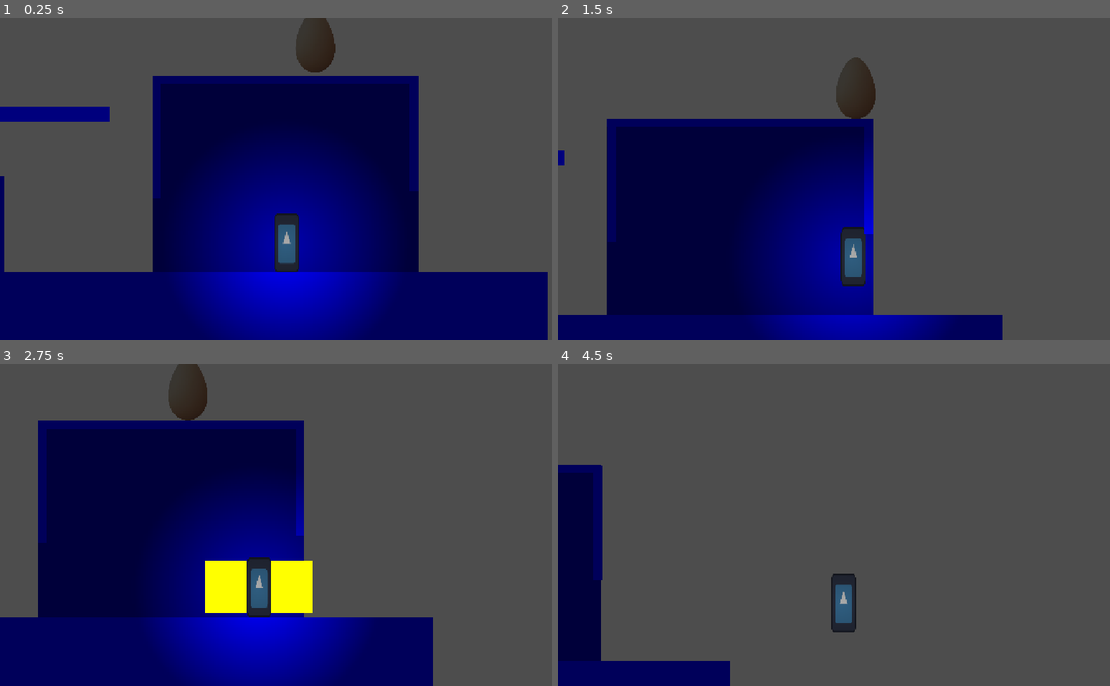
Above: before the commit, frames 1-4 (two rows, left to right).
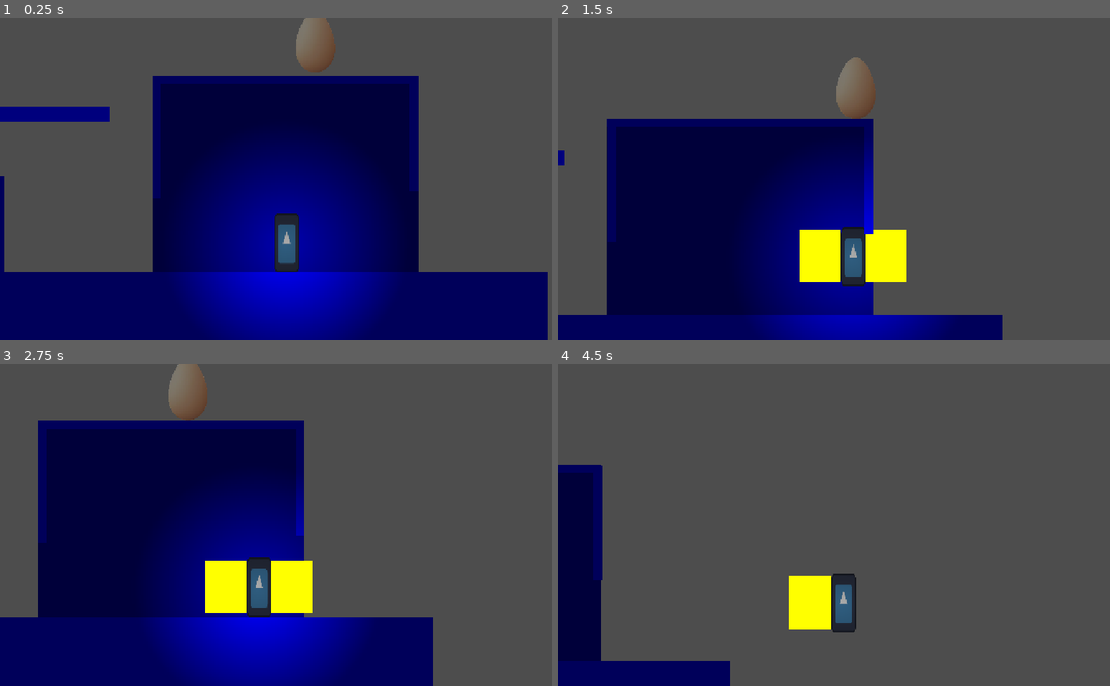
Above: after the commit, the same moments.

Repository: Triopking/Beat-Them-Up
Game: Godot game, scene res://Scenes/test_level.tscn
Two runs of this game, one before a commit and one after it. Both use one fixed random seed, a clock stepped at 60 frames per second and the inputs below. This scene is started directly instead of the project's main scene. The engine's default icon, where the game draws it, is replaced by a stand-in: a white triangle on a blue panel in a dark square.
Inputs:
- Up to frame 1 (0.25 s): no input
- Up to frame 2 (1.5 s): hold Q (AttackL) 0.53-1.28 s; hold D (Right) from 0.53 s (still down); tap Space (Jump) at 0.77 s; tap E (AttackR) at 0.8, 1.35 s
- Up to frame 3 (2.75 s): tap Space (Jump) at 1.52 s; tap Q (AttackL) at 1.55 s; release D (Right) at 2.03 s; hold Left (Left) from 2.03 s (still down); hold Q (AttackL) from 2.03 s (still down); tap E (AttackR) at 2.3 s
- Up to frame 4 (4.5 s): release Left (Left) at 2.78 s; release Q (AttackL) at 2.78 s; hold D (Right) 2.78-4.28 s; tap E (AttackR) at 2.85, 3.8 s; tap Space (Jump) at 3.02, 3.77 s; tap Q (AttackL) at 3.05, 4.35 s; hold Shift (Sprint) 3.53-4.28 s; hold Left (Left) from 4.28 s (still down)

The runs differ from the first frame. In frame 1, 1.0% of the frame differs, in the area x 53-61%, y 0-17%; in frame 2, 3.4%, in the area x 43-64%, y 12-82%; in frame 3, 1.0%; in frame 4, 1.3%.

Commit message:
enemy gets hit

Diff:
--- a/mechanic-gaunlet/Scenes/Enemy.tscn
+++ b/mechanic-gaunlet/Scenes/Enemy.tscn
@@ -11,11 +11,48 @@
 radius = 36.0
 height = 130.0
 
-[node name="Enemy" type="CharacterBody2D" unique_id=1843922582]
+[sub_resource type="Animation" id="Animation_wovta"]
+length = 0.001
+tracks/0/type = "value"
+tracks/0/imported = false
+tracks/0/enabled = true
+tracks/0/path = NodePath("Icon:modulate")
+tracks/0/interp = 1
+tracks/0/loop_wrap = true
+tracks/0/keys = {
+"times": PackedFloat32Array(0),
+"transitions": PackedFloat32Array(1),
+"update": 0,
+"values": [Color(1, 1, 1, 1)]
+}
+
+[sub_resource type="Animation" id="Animation_xeo28"]
+resource_name = "vulnerable"
+length = 1.5
+loop_mode = 2
+tracks/0/type = "value"
+tracks/0/imported = false
+tracks/0/enabled = true
+tracks/0/path = NodePath("Icon:modulate")
+tracks/0/interp = 1
+tracks/0/loop_wrap = true
+tracks/0/keys = {
+"times": PackedFloat32Array(0, 0.5, 0.96666664, 1.5),
+"transitions": PackedFloat32Array(1, 1, 1, 1),
+"update": 0,
+"values": [Color(1, 1, 1, 1), Color(0.17880967, 0.17880964, 0.17880964, 1), Color(1, 1, 1, 1), Color(0.17880967, 0.17880964, 0.17880964, 1)]
+}
+
+[sub_resource type="AnimationLibrary" id="AnimationLibrary_kpr8r"]
+_data = {
+&"RESET": SubResource("Animation_wovta"),
+&"vulnerable": SubResource("Animation_xeo28")
+}
+
+[node name="Enemy" type="CharacterBody2D" unique_id=1843922582 groups=["enemy"]]
 script = ExtResource("1_wovta")
 
 [node name="Icon" type="Sprite2D" parent="." unique_id=2044453431]
-modulate = Color(0.44806695, 0.44806695, 0.44806695, 1)
 texture_filter = 1
 position = Vector2(0, -6.500001)
 scale = Vector2(0.40625003, 0.41666666)
@@ -24,7 +61,7 @@
 [node name="CollisionShape2D" type="CollisionShape2D" parent="." unique_id=569315751]
 shape = SubResource("CapsuleShape2D_8ie3n")
 
-[node name="Area2D" type="Area2D" parent="." unique_id=203179390]
+[node name="Area2D" type="Area2D" parent="." unique_id=203179390 groups=["enemy", "player"]]
 collision_layer = 2
 collision_mask = 2
 
@@ -42,3 +79,13 @@
 [node name="NavigationAgent2D" type="NavigationAgent2D" parent="." unique_id=1520210631]
 debug_enabled = true
 debug_path_custom_color = Color(1, 0, 0, 1)
+
+[node name="Invincibility" type="Timer" parent="." unique_id=1710537782]
+wait_time = 0.4
+one_shot = true
+
+[node name="AnimationPlayer" type="AnimationPlayer" parent="." unique_id=1593015839]
+libraries/ = SubResource("AnimationLibrary_kpr8r")
+
+[connection signal="area_shape_entered" from="Area2D" to="." method="_on_area_2d_area_shape_entered"]
+[connection signal="timeout" from="Invincibility" to="." method="_on_invincibility_timeout"]
--- a/mechanic-gaunlet/Scenes/player.tscn
+++ b/mechanic-gaunlet/Scenes/player.tscn
@@ -63,6 +63,8 @@
 texture_scale = 8.6
 
 [node name="Side1" type="Area2D" parent="." unique_id=1691279803]
+collision_layer = 2
+collision_mask = 2
 
 [node name="CollisionShape2D" type="CollisionShape2D" parent="Side1" unique_id=2142301736]
 position = Vector2(69, -2)
@@ -76,6 +78,8 @@
 texture = SubResource("GradientTexture2D_8ie3n")
 
 [node name="Side2" type="Area2D" parent="." unique_id=1834068732]
+collision_layer = 2
+collision_mask = 2
 
 [node name="CollisionShape2D" type="CollisionShape2D" parent="Side2" unique_id=1221857118]
 position = Vector2(-70, -2)
@@ -93,7 +97,7 @@
 one_shot = true
 
 [node name="AttackCooldown" type="Timer" parent="." unique_id=730719387]
-wait_time = 0.5
+wait_time = 0.3
 one_shot = true
 
 [connection signal="timeout" from="AttackDuration" to="." method="_on_attack_duration_timeout"]
--- a/mechanic-gaunlet/Scripts/Player.gd
+++ b/mechanic-gaunlet/Scripts/Player.gd
@@ -43,11 +43,11 @@
 
 	# attack
 	if cool == true:
-		if Input.is_action_just_pressed("AttackR"):
+		if Input.is_action_pressed("AttackR"):
 			$Side1/CollisionShape2D.disabled = false
 			$Side1/CollisionShape2D/Sprite2D.visible = true
 			attack_duration.start()
-		elif Input.is_action_just_pressed("AttackL"):
+		elif Input.is_action_pressed("AttackL"):
 			$Side2/CollisionShape2D.disabled = false
 			$Side2/CollisionShape2D/Sprite2D.visible = true
 			attack_duration.start()
@@ -66,14 +66,14 @@
 
 
 func _on_attack_duration_timeout() -> void:
+	cool = false
 	$Side1/CollisionShape2D.disabled = true
 	$Side1/CollisionShape2D/Sprite2D.visible = false
 	$Side2/CollisionShape2D.disabled = true
 	$Side2/CollisionShape2D/Sprite2D.visible = false
-	cool = false
+
 	attack_cooldown.start()
 
 
 func _on_attack_cooldown_timeout() -> void:
 	cool = true
-	print("ljg")
--- a/mechanic-gaunlet/Scripts/enemy.gd
+++ b/mechanic-gaunlet/Scripts/enemy.gd
@@ -3,9 +3,13 @@
 #raycasts
 @onready var left_down: RayCast2D = $LeftDown
 @onready var right_down: RayCast2D = $RightDown
+#@onready var player: player
 
 #health
 var health = 2
+
+#timers
+@onready var invincibility: Timer = $Invincibility
 
 #speed and gravity
 const SPEED = 10000.0
@@ -14,6 +18,7 @@
 var direction
 
 func _ready() -> void:
+	$AnimationPlayer.play("RESET")
 	var rdirection = randi()%2
 	if rdirection == 0:
 		direction = -1
@@ -22,6 +27,10 @@
 		direction = 1
 
 func _physics_process(delta: float) -> void:
+	#if enemy has no health left
+	if health == 0:
+		$CollisionShape2D.disabled = true
+
 	# gravity
 	if not is_on_floor():
 		velocity += get_gravity() * delta
@@ -33,6 +42,21 @@
 	elif not right_down.is_colliding():
 		direction = -1
 
+	#this is for receiving player attacks
+
 	velocity.x = direction * SPEED * delta
 
 	move_and_slide()
+
+
+func _on_area_2d_area_shape_entered(area_rid: RID, area: Area2D, area_shape_index: int, local_shape_index: int) -> void:
+
+	if area.is_in_group("player_attack"):
+		health =- 1
+		$AnimationPlayer.play("vulnerable")
+		invincibility.start()
+
+
+func _on_invincibility_timeout() -> void:
+	$AnimationPlayer.stop()
+	$Area2D/CollisionShape2D.disabled = false
--- a/mechanic-gaunlet/project.godot
+++ b/mechanic-gaunlet/project.godot
@@ -24,6 +24,12 @@
 window/size/mode=3
 window/stretch/mode="canvas_items"
 window/stretch/aspect="expand"
+
+[global_group]
+
+enemy=""
+player_hitbox=""
+player_attack=""
 
 [input]
 
@@ -61,11 +67,6 @@
 , Object(InputEventKey,"resource_local_to_scene":false,"resource_name":"","device":-1,"window_id":0,"alt_pressed":false …(186 unchanged characters)…
 ]
 }
-attack1={
-"deadzone": 0.2,
-"events": [Object(InputEventMouseButton,"resource_local_to_scene":false,"resource_name":"","device":-1,"window_id":0,"alt_pressed":false,"shift_pressed":false,"ctrl_pressed":false,"meta_pressed":false,"button_mask":1,"position":Vector2(337, 21),"global_position":Vector2(351, 94),"factor":1.0,"button_index":1,"canceled":false,"pressed":true,"double_click":false,"script":null)
-]
-}
 AttackR={
 "deadzone": 0.2,
 "events": [Object(InputEventKey,"resource_local_to_scene":false,"resource_name":"","device":-1,"window_id":0,"alt_press …(192 unchanged characters)…
@@ -76,6 +77,11 @@
 "events": [Object(InputEventKey,"resource_local_to_scene":false,"resource_name":"","device":-1,"window_id":0,"alt_press …(192 unchanged characters)…
 ]
 }
+attack1={
+"deadzone": 0.2,
+"events": [Object(InputEventMouseButton,"resource_local_to_scene":false,"resource_name":"","device":-1,"window_id":0,"alt_pressed":false,"shift_pressed":false,"ctrl_pressed":false,"meta_pressed":false,"button_mask":1,"position":Vector2(337, 21),"global_position":Vector2(351, 94),"factor":1.0,"button_index":1,"canceled":false,"pressed":true,"double_click":false,"script":null)
+]
+}
 
 [physics]
 
Not shown: 1 places in mechanic-gaunlet/Scenes/first_level.tscn that only renumber resources
